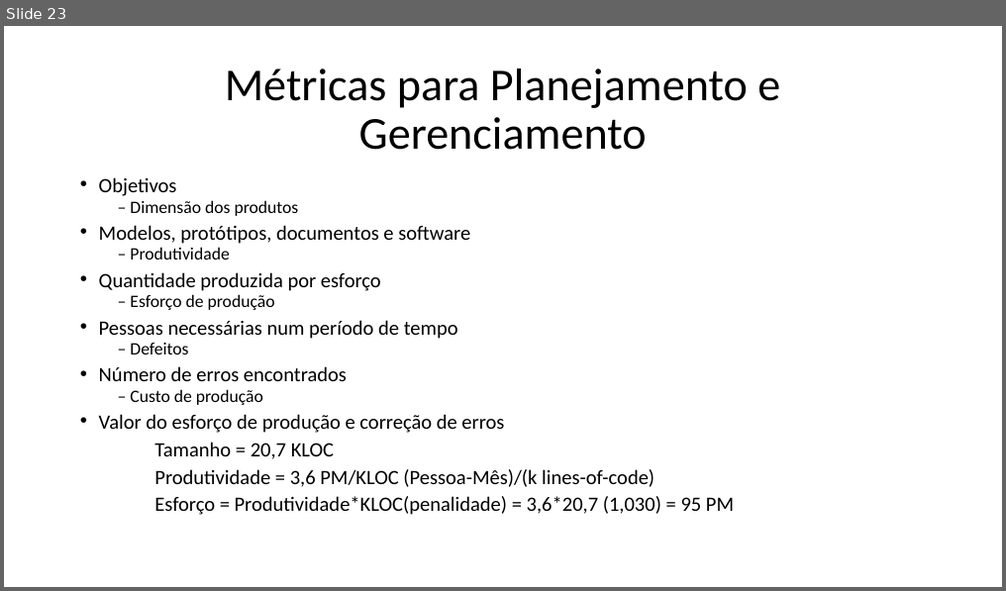
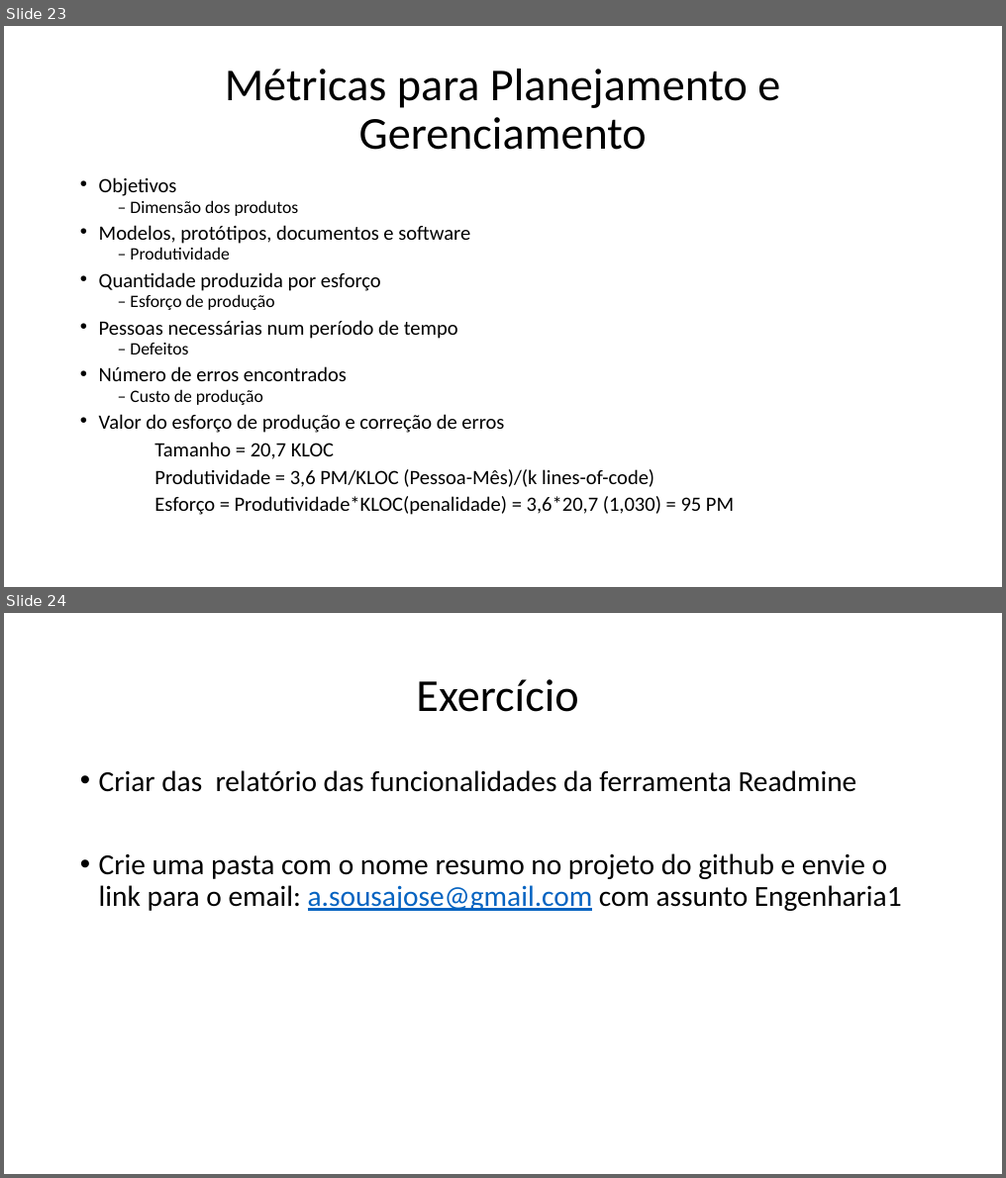
Before and after one commit to joseasousa/EngenhariaI, a slide deck: Slides/Aula1.pptx. Shown one above the other, each under a label of ours: slide 23 before the commit, slides 23 and 24 after it. The pictures are 1006x591 and 1006x1178 pixels, drawn with LibreOffice and Linux fonts; fonts in the diff are those of the drawing. Boxes give left, top, right and bottom in pixels: in the first picture for what was removed or moved away, otherwise in the second. Text is boxed around its words. In the diff, an @@ line names an element or a change of style, - is before the commit and + after.

Commit message:
slides com exercicios

```diff
--- a/Slides/Aula1.pptx
+++ b/Slides/Aula1.pptx
@@ slide 24 added at bbox=[4, 613, 1002, 1174], background #FFFFFF @@
@@ title added at bbox=[416, 679, 578, 712], 44 pt, text #000000 @@
+Exercício
@@ text added at bbox=[99, 770, 902, 911], 28 pt, text #000000 @@
+• Criar das relatório das funcionalidades da ferramenta Readmine
+• Crie uma pasta com o nome resumo no projeto do github e envie o link para o email: a.sousajose@gmail.com com assunto Engenharia1
```
Also in this commit, not shown: 1 other file.
